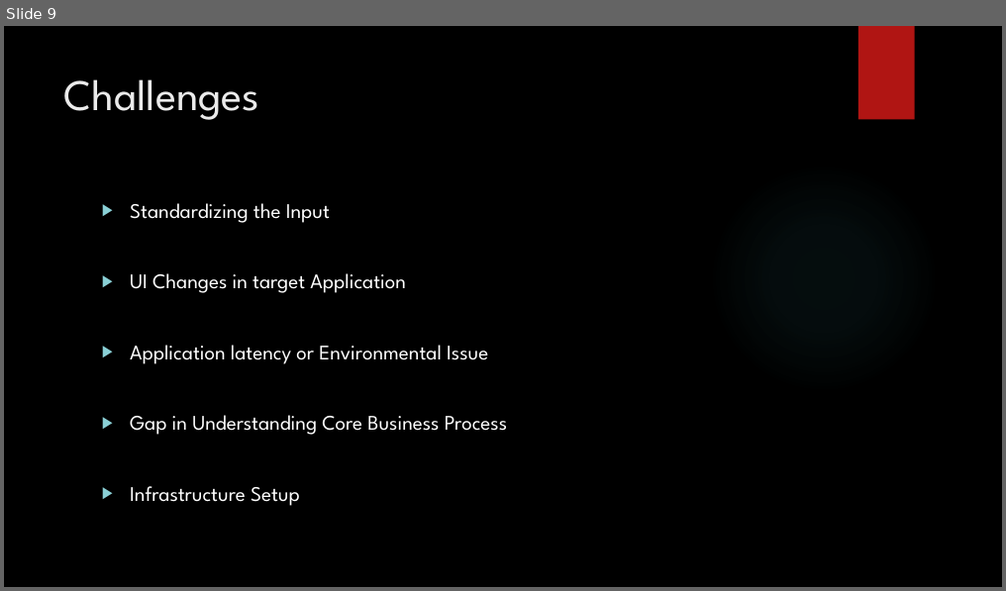
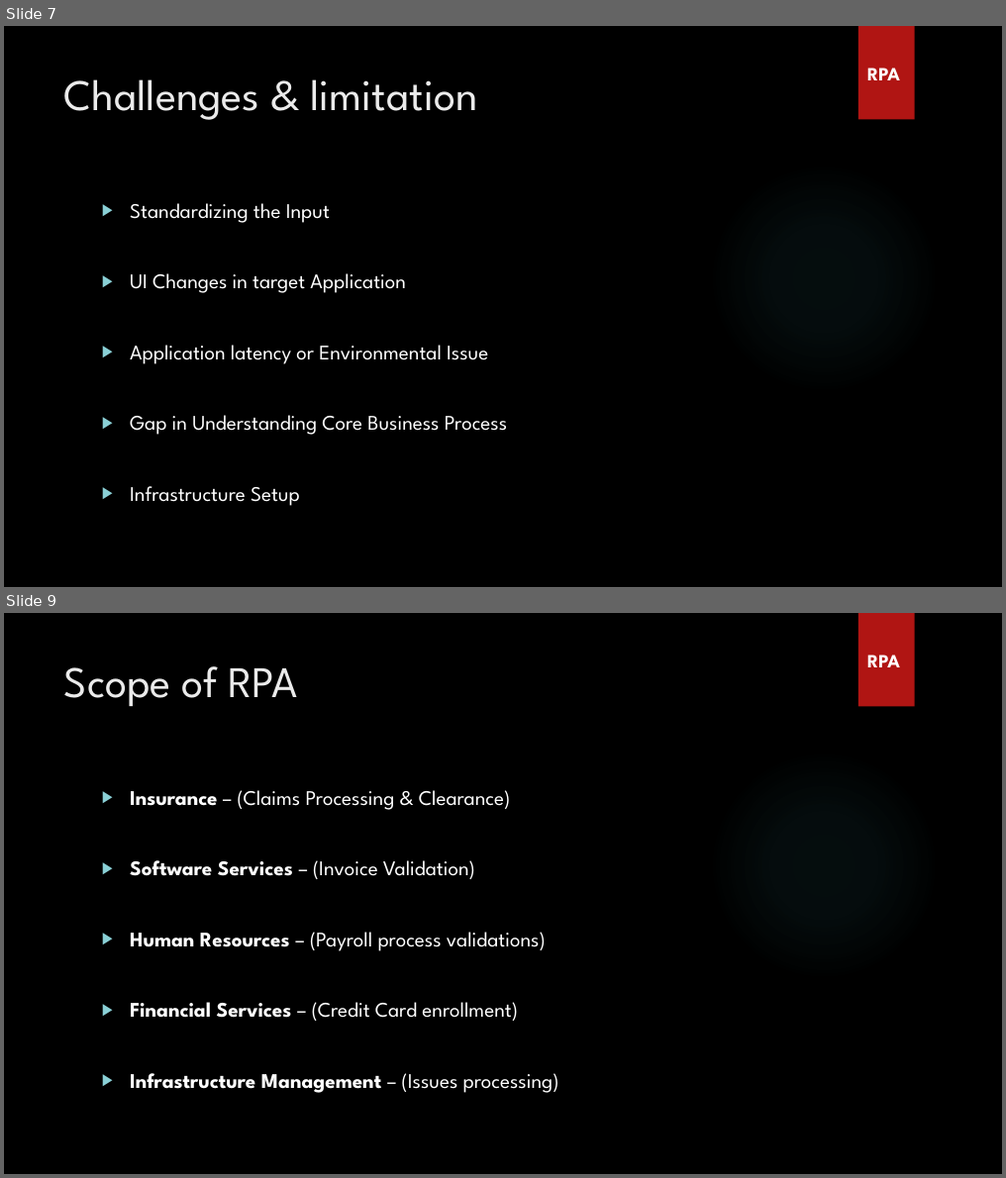
Before and after one commit to arunpandianm/RPA_Webinar, a slide deck: Robotic Process Automation.pptx. Shown one above the other, each under a label of ours: slide 9 before the commit, slides 7 and 9 after it; the slides between them are not shown. The pictures are 1006x591 and 1006x1178 pixels, drawn with LibreOffice and Linux fonts; fonts in the diff are those of the drawing; background and template pictures are left out. Boxes give left, top, right and bottom in pixels: in the first picture for what was removed or moved away, otherwise in the second. Text is boxed around its words. In the diff, an @@ line names an element or a change of style, - is before the commit and + after.

```diff
--- a/Robotic Process Automation.pptx
+++ b/Robotic Process Automation.pptx
@@ slide 9 added at <box>4,613,1002,1174</box>, background picture (left out); not listed: 2 template elements that a slide beside it also shows @@
@@ title added at <box>64,666,298,706</box>, 42 pt, text #EBEBEB @@
+Scope of RPA
@@ text added at <box>867,655,900,667</box>, 18 pt, text #FFFFFF, bold @@
+RPA
@@ text added at <box>130,790,559,1093</box>, 20 pt, text #FFFFFF @@
+▶ Insurance – (Claims Processing & Clearance)
+▶ Software Services – (Invoice Validation)
+▶ Human Resources – (Payroll process validations)
+▶ Financial Services – (Credit Card enrollment)
+▶ Infrastructure Management – (Issues processing)
@@ what was slide 9 is now slide 7 @@
@@ slide 7 changed as well @@
@@ title at <box>64,79,478,120</box>: text changed @@
-Challenges
+Challenges & limitation
@@ text added at <box>867,68,900,80</box>, 18 pt, text #FFFFFF, bold @@
+RPA
```
Also in this commit, not shown: 6 other slides changed, 5 other slides added, 4 slides removed.
